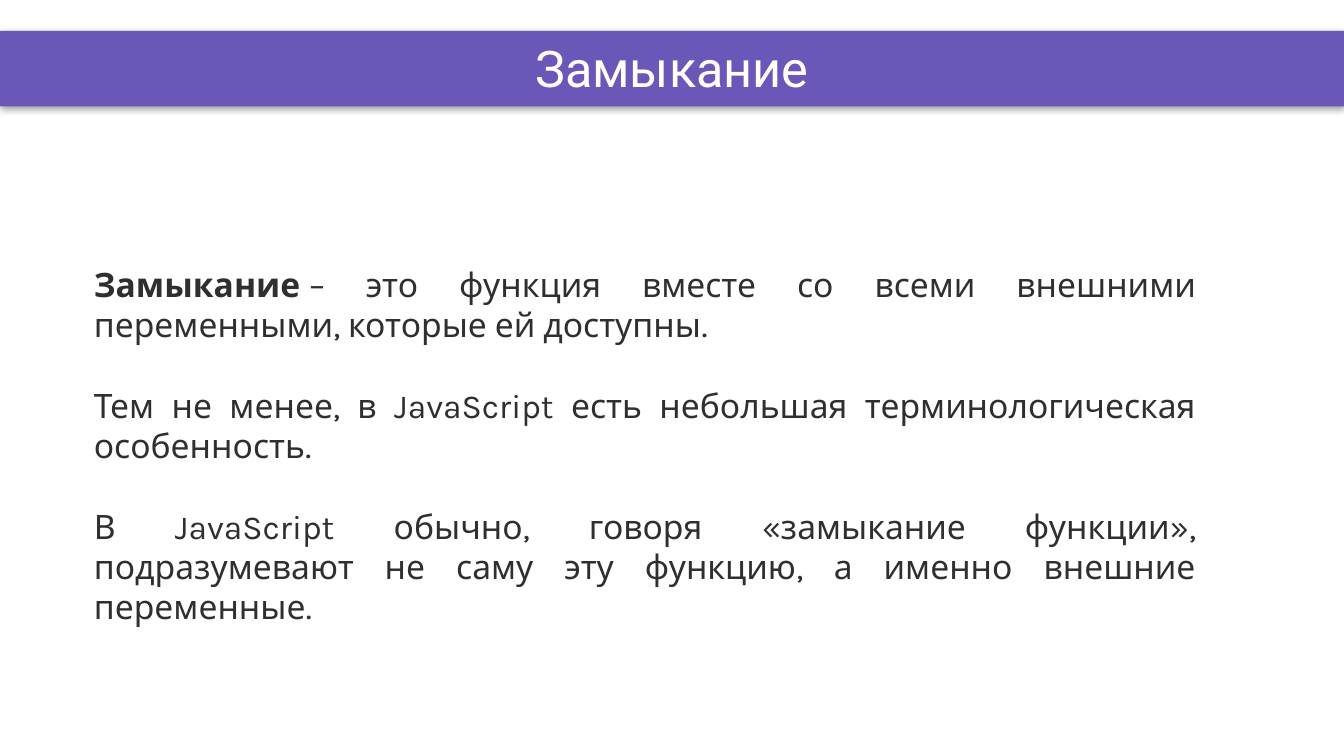
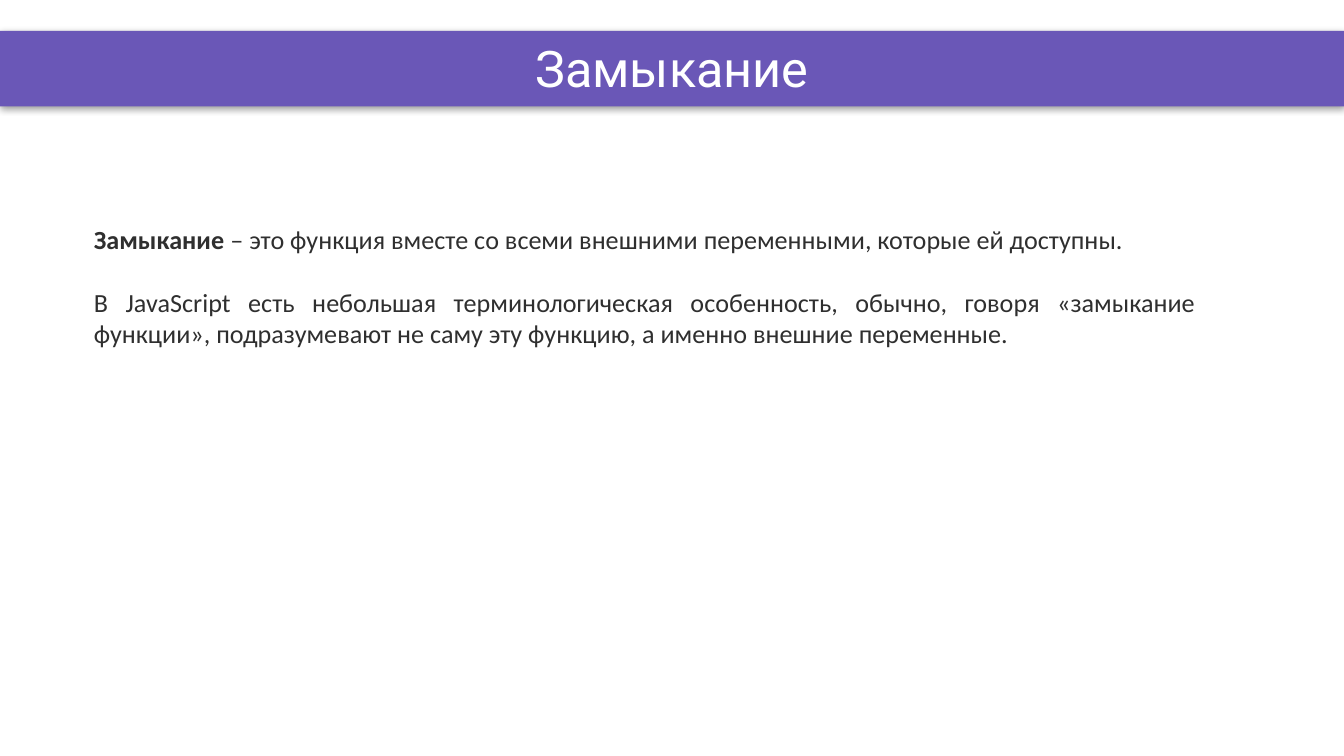
Before and after one commit to DinamickaDevelopment/Ignite-1, a slide deck: slide 3 of lesson_2/Presentation/Closures+Scope.pptx. Drawn at 1344x756 pixels with LibreOffice and Linux fonts; fonts in the diff are those of the drawing; background and template pictures are left out. Boxes give left, top, right and bottom in pixels: in the first picture for what was removed or moved away, otherwise in the second. Text is boxed around its words. In the diff, an @@ line names an element or a change of style, - is before the commit and + after.

```diff
--- a/lesson_2/Presentation/Closures+Scope.pptx
+++ b/lesson_2/Presentation/Closures+Scope.pptx
@@ text at (94, 231, 1123, 254): size 18 to 14 pt, font Karla to Calibri in "Замыкание – это функция вместе со всеми ..." @@
@@ text at (94, 294, 1195, 348): text changed; size 18 to 14 pt; font Karla to Calibri @@
-Тем не менее, в JavaScript есть небольшая терминологическая особенность.
-В JavaScript обычно, говоря «замыкание функции», подразумевают не саму эту функцию, а именно внешние переменные.
+В JavaScript есть небольшая терминологическая особенность, обычно, говоря «замыкание функции», подразумевают не саму эту функцию, а именно внешние переменные.
```
Also in this commit, not shown: 4 other slides changed, 19 other files.
